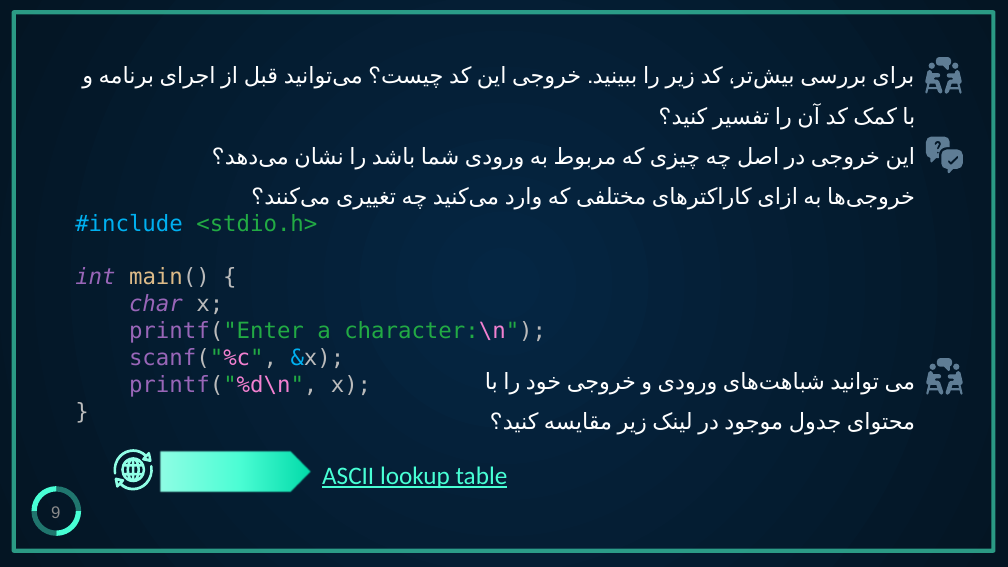
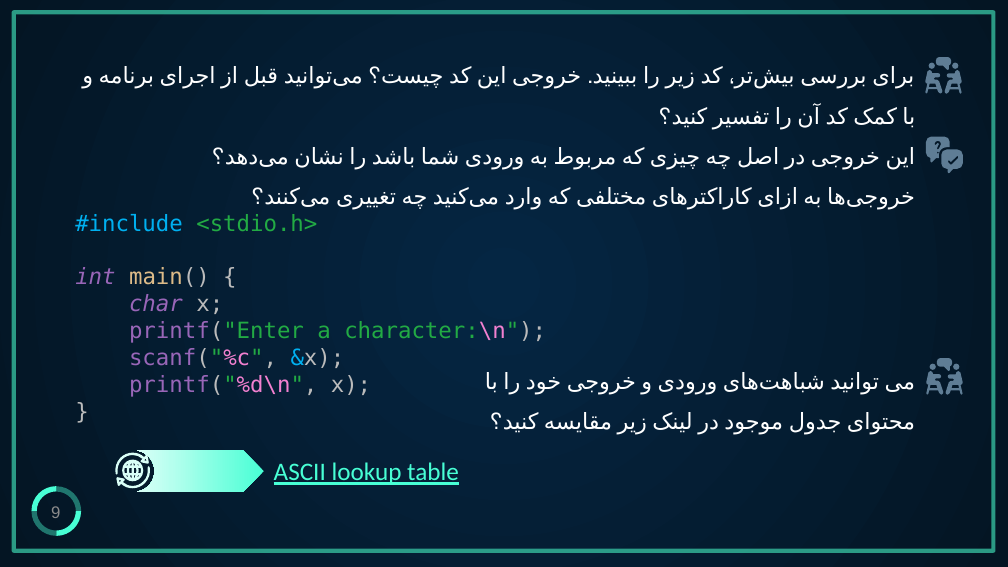
Before and after one commit to aut-ce/CE102-C-Lab, a slide deck: slide 9 of Lab/4-pseudocode_input_output/C-Lab_pseudocode_IO.pptx. Drawn at 1008x567 pixels with LibreOffice and Linux fonts; fonts in the diff are those of the drawing. Boxes give left, top, right and bottom in pixels: in the first picture for what was removed or moved away, otherwise in the second. Text is boxed around its words. In the diff, an @@ line names an element or a change of style, - is before the commit and + after.

```diff
--- a/Lab/4-pseudocode_input_output/C-Lab_pseudocode_IO.pptx
+++ b/Lab/4-pseudocode_input_output/C-Lab_pseudocode_IO.pptx
@@ freeform shape at (x1=115, y1=453, x2=149, y2=475): fill #91FFE6 to #DAFFF7; outline redrawn @@
@@ freeform shape resized from (x1=115, y1=465, x2=154, y2=490) to (x1=116, y1=467, x2=150, y2=489) @@
@@ freeform shape at (x1=116, y1=467, x2=150, y2=489): fill #91FFE6 to #DAFFF7 @@
@@ freeform shape at (x1=122, y1=460, x2=143, y2=482): fill #91FFE6 to #DAFFF7; outline redrawn @@
@@ freeform shape added at (x1=137, y1=451, x2=264, y2=493), fill gradient #48FFD5 to #B6FFEE to #DAFFF7 @@
@@ pentagon arrow removed at (x1=160, y1=451, x2=312, y2=493) @@
@@ text "ASCII lookup table" moved from (x1=322, y1=466, x2=508, y2=488) to (x1=274, y1=462, x2=459, y2=485) @@
```
Also in this commit, not shown: 2 other slides changed, 1 other file.
